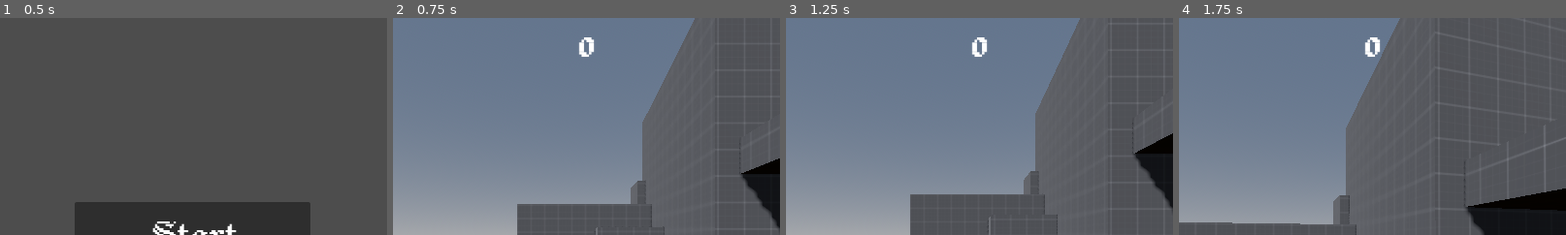
Above: before the commit, frames 1-4 (left to right).
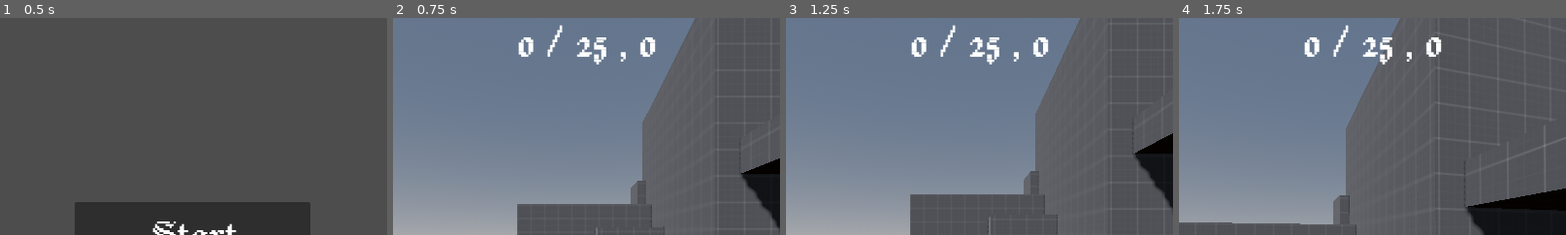
Above: after the commit, the same moments.

Repository: Deeeeelan/Some-Game-Jam-24
Game: Godot game, scene res://Scenes/Title Screen.tscn
Same seed, same stepped clock (60 frames per second), same inputs: the game is played once before the commit and once after it.
Inputs (mouse positions are % of the whole screen's width and height, from its top left):
- Up to frame 1 (0.5 s): no input
- Up to frame 2 (0.75 s): click "Start" at 0.5 s
- Up to frame 3 (1.25 s): no input
- Up to frame 4 (1.75 s): tap Enter (ui_accept) at 1.25, 1.52 s; move the mouse to (55, 50) at 1.27 s; press the mouse at (55, 50) at 1.28 s; hold W (Forward) from 1.28 s (still down)
The pictures show only the part of the screen within x 25-75%, y 0-50%; the shares and areas given below are measured in that part.

Frame 1 is identical in both runs. In frame 2, 1.3% of the frame differs, in the area x 32-68%, y 3-22%; in frame 3, 1.3%; in frame 4, 1.3%.

Commit message:
Added basic leveling

Diff:
--- a/GameScript.gd
+++ b/GameScript.gd
@@ -1,7 +1,16 @@
 extends Node
 
+var levelingDecounce = false
 
+func LevelRequirement() -> int:
+	return GlobalScript.CurrentLevel ** 2 + 25
 
+func LevelUp():
+	if levelingDecounce == false:
+		levelingDecounce = true
+		GlobalScript.CurrentEXP -= LevelRequirement()
+		GlobalScript.CurrentLevel += 1
+		levelingDecounce = false
 
 func tick():
 	var enemyScene = preload("res://Assets/Enemies/enemy.tscn")
@@ -16,4 +25,5 @@
 
 # Called every frame. 'delta' is the elapsed time since the previous frame.
 func _process(delta: float) -> void:
-	pass
+	if GlobalScript.CurrentEXP >= LevelRequirement():
+		LevelUp()
--- a/Scripts/UIManager.gd
+++ b/Scripts/UIManager.gd
@@ -1,6 +1,7 @@
 extends Control
 @export var Player: CharacterBody3D
 
+@onready var root = get_tree().current_scene
 # Called when the node enters the scene tree for the first time.
 func _ready() -> void:
 	pass # Replace with function body.
@@ -9,4 +10,4 @@
 # Called every frame. 'delta' is the elapsed time since the previous frame.
 func _process(delta: float) -> void:
 	$Health/Label.text = str(Player.health) + "/" + str(Player.max_health)
-	$EXP/Label.text = str(GlobalScript.CurrentEXP)
+	$EXP/Label.text = str(GlobalScript.CurrentEXP) + " / " + str(root.LevelRequirement()) + " , " + str(GlobalScript.CurrentLevel)
